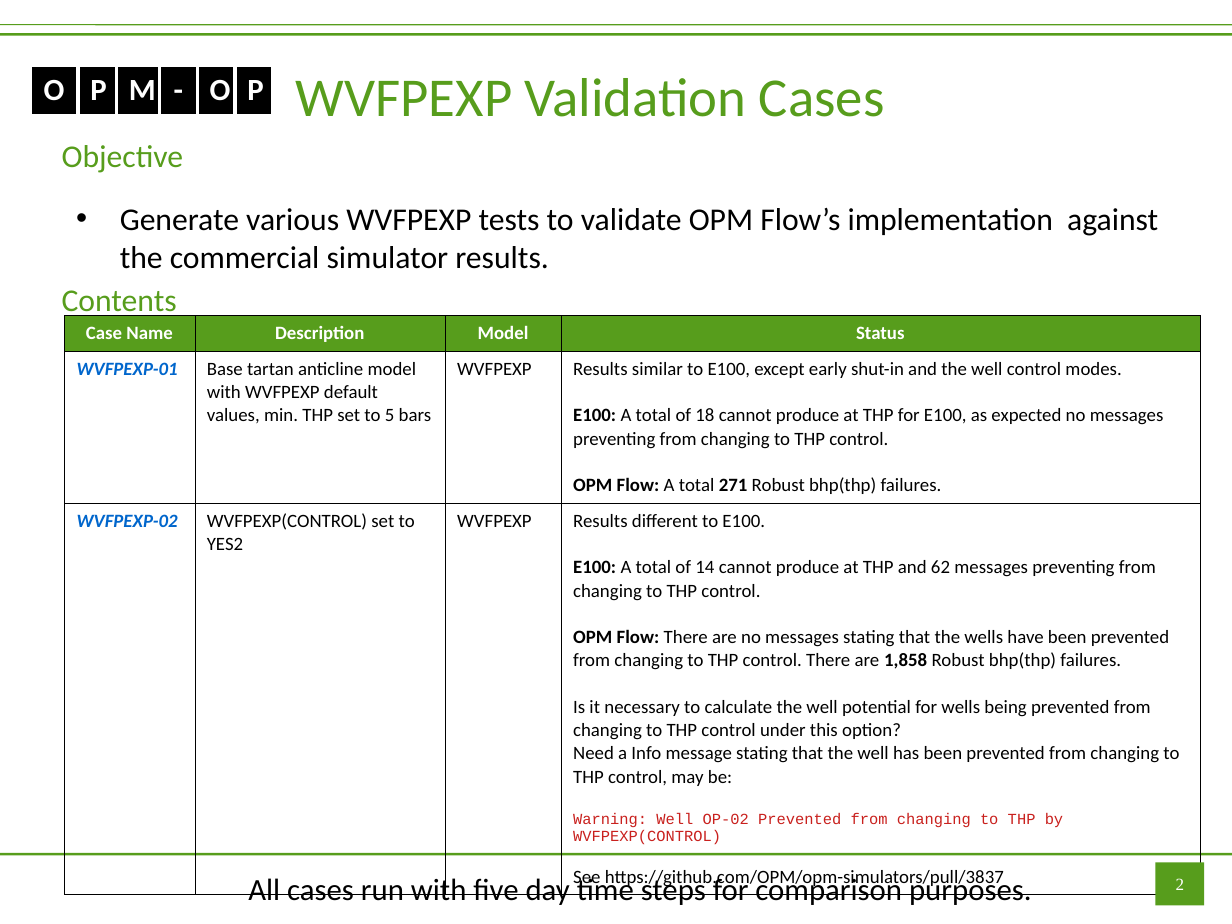
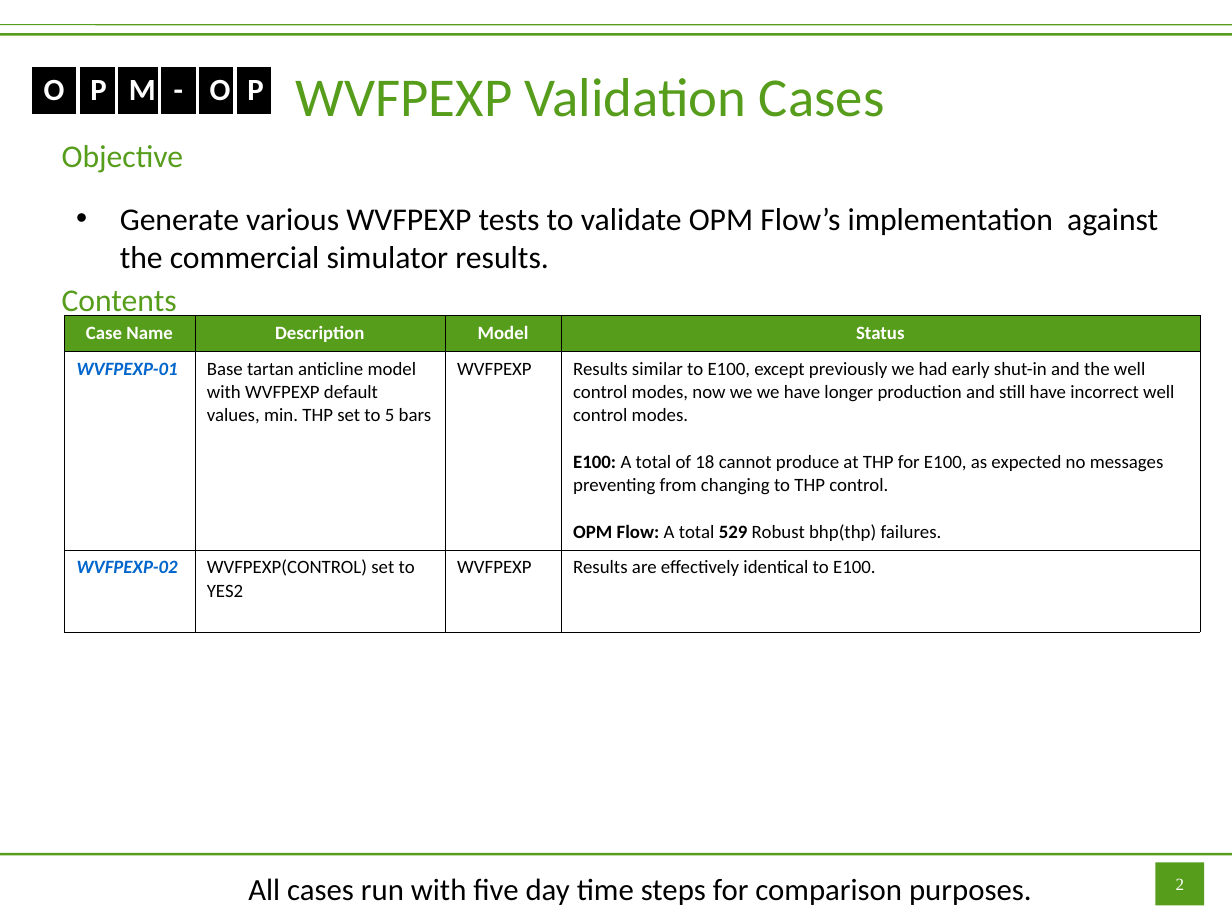
Before and after one commit to OPM/opm-tests, a slide deck: slide 2 of wvfpexp/WVFPEXP.odp. Drawn at 1232x924 pixels with LibreOffice and Linux fonts; fonts in the diff are those of the drawing. Boxes give left, top, right and bottom in pixels: in the first picture for what was removed or moved away, otherwise in the second. Text is boxed around its words. In the diff, an @@ line names an element or a change of style, - is before the commit and + after.

Commit message:
WVFPEXP Update based on Master
1.  Even if WVFPEXP(CONTROL)=YES, if the well cannot flow at the calculated rate it should be SHUT/STOPPED. To be clear, the well is allowed to die if the IPR does not intersect the VFP curve at the constrained rate.
2.  BHP is not reported when the well is not flowing.
3.  In general well control modes are inconsistent with commercial simulator.
4.  Gas lift cases all have too much gas allocated at the start that creates numerical issues.
5.  OPM Flow needs a warning message stating that the well VFP table lookup has changed to explicit to prevent premature closing.

```diff
--- a/wvfpexp/WVFPEXP.odp
+++ b/wvfpexp/WVFPEXP.odp
@@ table at (64,315,1200,601) @@
-row 2, column 4: Results similar to E100, except early shut-in and the well control modes. / E100: A total of 18 cannot produce at THP for E100, as expected no messages preventing from changing to THP control. / OPM Flow: A total 271 Robust bhp(thp) failures.
+row 2, column 4: Results similar to E100, except previously we had early shut-in and the well control modes, now we we have longer production and still have incorrect well control modes. / E100: A total of 18 cannot produce at THP for E100, as expected no messages preventing from changing to THP control. / OPM Flow: A total 529 Robust bhp(thp) failures.
-row 3, column 4: Results different to E100. / E100: A total of 14 cannot produce at THP and 62 messages preventing from changing to THP control. / OPM Flow: There are no messages stating that the wells have been prevented from changing to THP control. There are 1,858 Robust bhp(thp) failures. / Is it necessary to calculate the well potential for wells being prevented from changing to THP control under this option? / Need a Info message stating that the well has been prevented from changing to THP control, may be: / Warning: Well OP-02 Prevented from changing to THP by WVFPEXP(CONTROL) / See https://github.com/OPM/opm-simulators/pull/3837
+row 3, column 4: Results are effectively identical to E100.
```
Also in this commit, not shown: 32 other slides changed, 1 other file.
